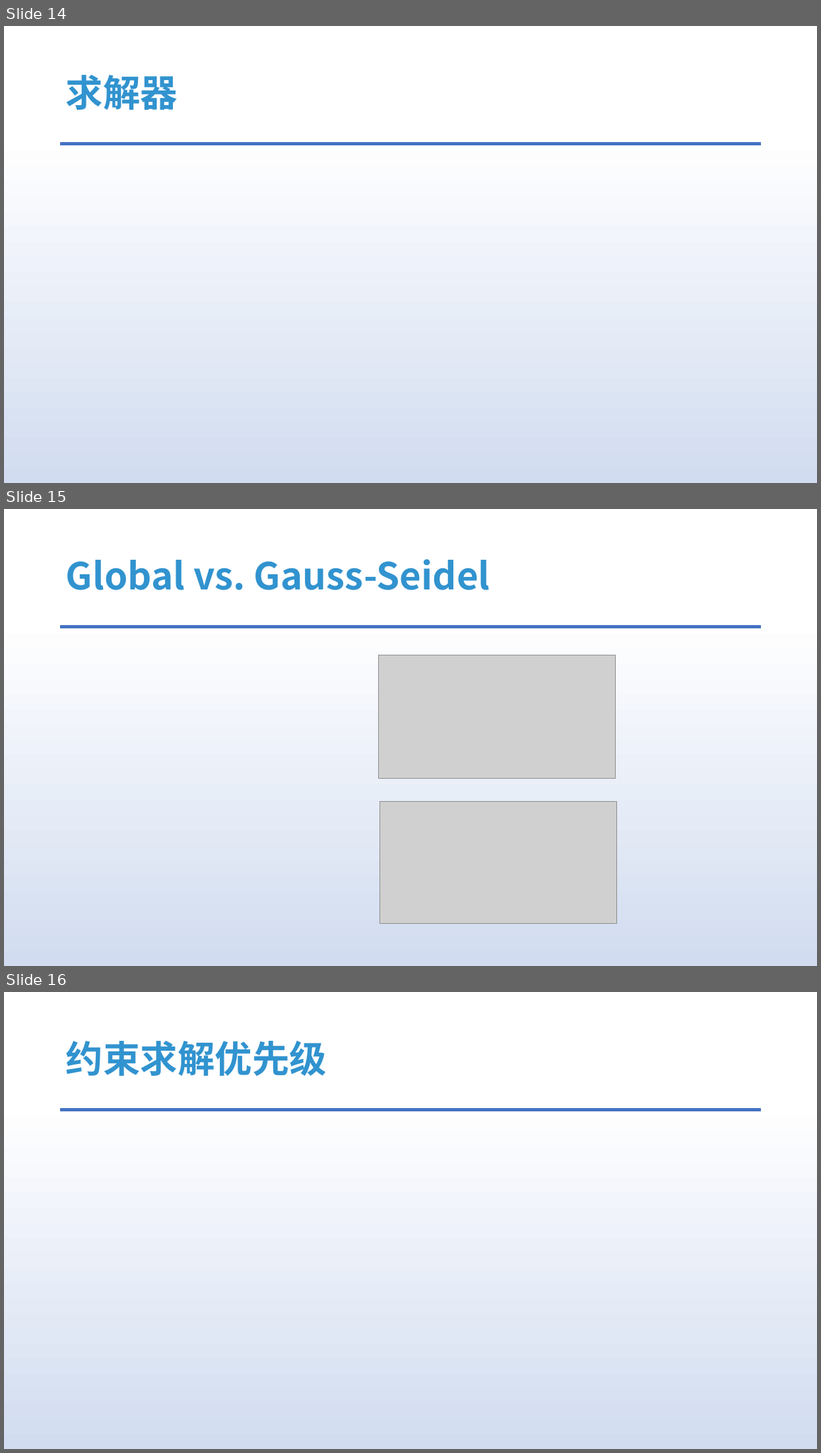
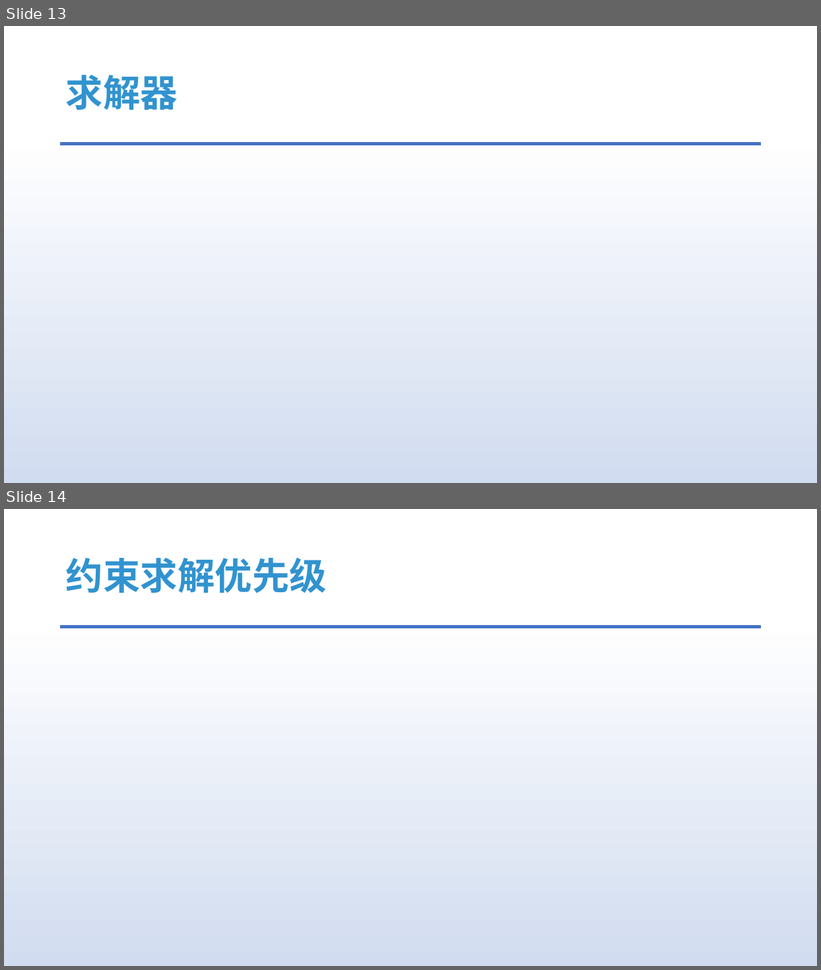
Before and after one commit to answerear/UnityFluid, a slide deck: doc/流体模拟入门分享-Part II.pptx. Shown one above the other, each under a label of ours: slides 14, 15 and 16 before the commit, slides 13 and 14 after it. The pictures are 821x1453 and 821x970 pixels, drawn with LibreOffice and Linux fonts; fonts in the diff are those of the drawing; grey boxes stand for pictures. Boxes give left, top, right and bottom in pixels: in the first picture for what was removed or moved away, otherwise in the second. Text is boxed around its words. In the diff, an @@ line names an element or a change of style, - is before the commit and + after.

```diff
--- a/doc/流体模拟入门分享-Part II.pptx
+++ b/doc/流体模拟入门分享-Part II.pptx
@@ slide 15 removed at <box>4,509,817,966</box>, background gradient #FFFFFF to #D1DCF0 to #DAE3F3 to #ABC0E4 to #BECEEA to #C7D5ED; not listed: 1 template element that a slide beside it also shows @@
@@ title removed at <box>66,559,490,590</box> @@
-Global vs. Gauss-Seidel
@@ picture removed at <box>378,656,616,779</box> @@
@@ picture removed at <box>380,802,617,924</box> @@
@@ what was slide 14 is now slide 13 @@
@@ what was slide 16 is now slide 14 @@
```
Also in this commit, not shown: 9 slides changed, 1 other slide removed.
